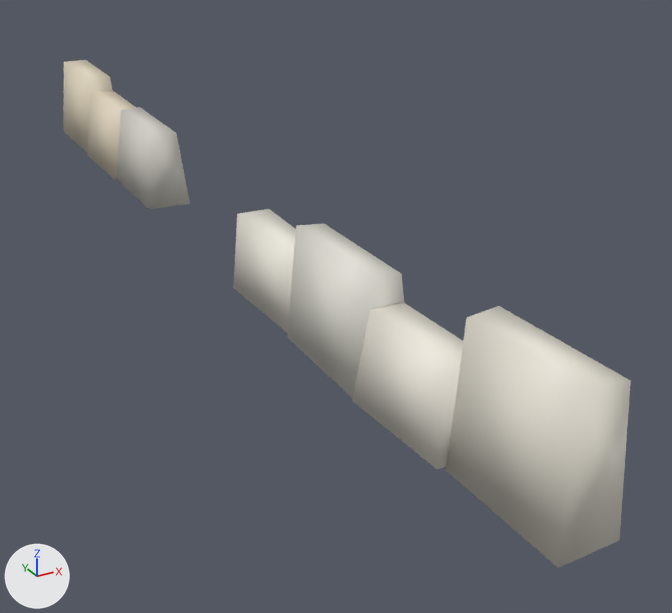
The glTF model assets/malta/countryside/farm_14_9_far.glb, before and after one commit.
Camera for both pictures: a 50 mm camera at (229.39, -67.34, 38.11) aimed at (234.6, -57.87, 33.37). Lighting does not change. The marker at lower left points along +X, +Y and +Z. The picture after the commit comes second.

Objects in the first picture: 'geometry_0'.
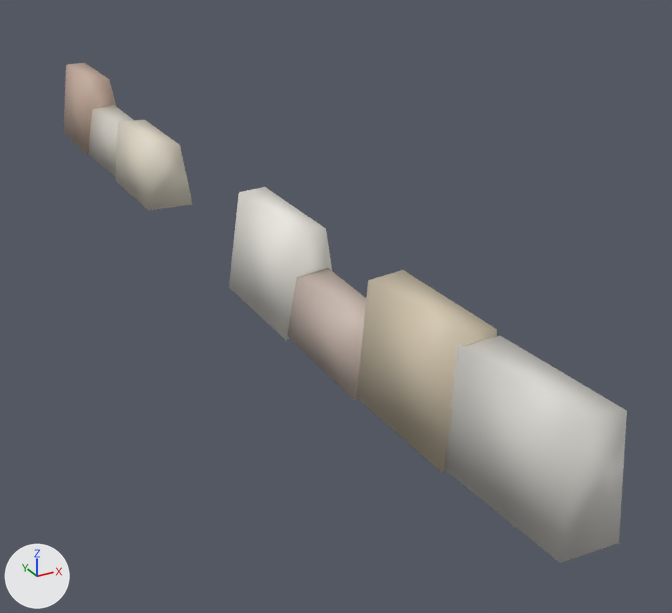
Boxes [x1, y1, x2, y2] around the edits, measured in the pictures (672 x 613 px; the box of a moved part takes in the faces that stretch with it):
```json
{"object": "geometry_0", "change": "reshaped", "before": [63, 60, 631, 568], "after": [64, 63, 627, 563]}
{"part": 1, "of": "me_geometry_0", "change": "moved or reshaped", "before": [233, 209, 631, 568], "after": [229, 187, 627, 563]}
{"part": 2, "of": "me_geometry_0", "change": "moved or reshaped", "before": [63, 60, 190, 209], "after": [64, 63, 193, 210]}
{"part": 3, "of": "me_geometry_0", "change": "edited", "before": [462, 347, 623, 558], "after": [462, 347, 623, 558], "on screen": "looks the same"}
{"part": 4, "of": "me_geometry_0", "change": "recoloured", "before": [352, 302, 463, 469], "after": [357, 270, 497, 473], "on screen": "white to beige"}
{"part": 5, "of": "me_geometry_0", "change": "recoloured", "before": [63, 60, 404, 399], "after": [64, 63, 366, 400]}
{"part": 6, "of": "me_geometry_0", "change": "recoloured", "before": [233, 209, 296, 333], "after": [229, 187, 332, 340]}
{"part": 7, "of": "me_geometry_0", "change": "recoloured", "before": [116, 107, 190, 209], "after": [115, 120, 193, 210], "on screen": "light grey to pale yellow"}
{"part": 8, "of": "me_geometry_0", "change": "recoloured", "before": [88, 91, 136, 180], "after": [88, 105, 133, 176]}
```

The change, as JSON lines over the scene's bpy script:
```json
{"block": "me_geometry_0", "where": "# used by ob_geometry_0; location = (0.0, 0.0, 0.0)"}
{"op": "remove", "block": "me_geometry_0", "code": "me_geometry_0.from_pydata(...)  # 56 vertices, 84 faces; spans x 233.12..234.19, y -63.22..-50.37, z 33.49..35.48"}
{"op": "add", "block": "me_geometry_0", "code": "me_geometry_0.from_pydata(...)  # 56 vertices, 84 faces; spans x 233.13..234.18, y -63.22..-50.36, z 33.5..35.43"}
{"block": "me_geometry_0", "change": "me_geometry_0 part 1: 32 of 56 vertices moved; they spanned x 233.37..234.19, y -63.22..-57.49, z 33.49..35.02 and now span x 233.32..234.18, y -63.22..-57.47, z 33.5..34.95; mean shift (0.0, 0.0, -0.02); largest move (233.55, -58.91, 34.93) -> (233.53, -58.94, 34.35)"}
{"block": "me_geometry_0", "change": "me_geometry_0 part 2: 24 of 56 vertices moved; they spanned x 233.12..233.9, y -54.67..-50.37, z 33.95..35.48 and now span x 233.13..233.94, y -54.66..-50.36, z 33.93..35.43; mean shift (0.0, 0.0, -0.08); largest move (233.32, -51.81, 35.19) -> (233.32, -51.79, 34.9)"}
{"block": "me_geometry_0", "change": "me_geometry_0 part 3: 12 faces centred in x 233.58..234.12, y -63.21..-61.79, z 33.52..34.99 are repainted in the vertex colours; the middle colour goes from white #eae5d8 to light grey #d9d7d1"}
{"block": "me_geometry_0", "change": "me_geometry_0 part 4: 12 faces centred in x 233.49..234.13, y -61.78..-60.35, z 33.55..34.5 are repainted in the vertex colours; the middle colour goes from white #efeade to beige #d2c5ad"}
{"block": "me_geometry_0", "change": "me_geometry_0 part 5: 24 faces centred in x 233.19..234.05, y -60.36..-50.38, z 33.59..35.43 are repainted in the vertex colours; the middle colour goes from pale yellow #e5decd to beige #c8b2a5"}
{"block": "me_geometry_0", "change": "me_geometry_0 part 6: 12 faces centred in x 233.43..233.99, y -58.93..-57.5, z 33.69..34.64 are repainted in the vertex colours; the middle colour goes from white #ede9dd to white #edeae2"}
{"block": "me_geometry_0", "change": "me_geometry_0 part 7: 12 faces centred in x 233.29..233.85, y -54.66..-53.22, z 33.99..35.1 are repainted in the vertex colours; the middle colour goes from light grey #d4d1c8 to pale yellow #e4dccb"}
{"block": "me_geometry_0", "change": "me_geometry_0 part 8: 12 faces centred in x 233.22..233.82, y -53.24..-51.79, z 34.07..35.14 are repainted in the vertex colours; the middle colour goes from pale yellow #e4d8c1 to light grey #d3cec4"}
```
